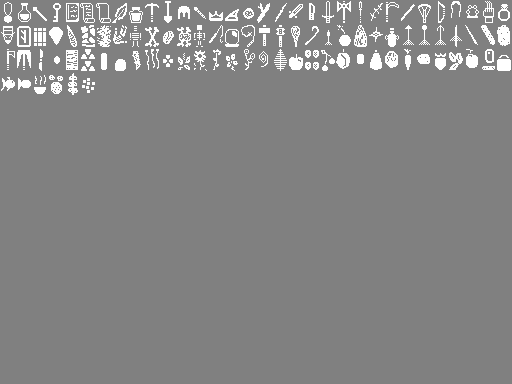
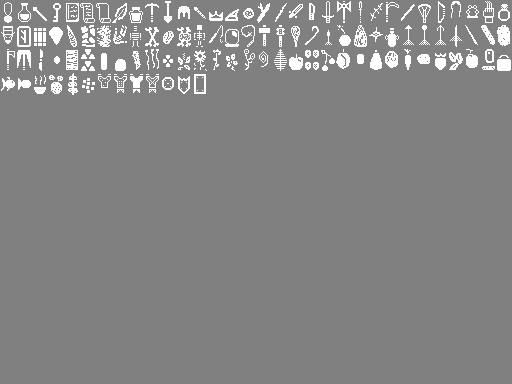
Layer changes from the first 512×384 image to the second:
painted on "Background" over [98, 74, 206, 94]
